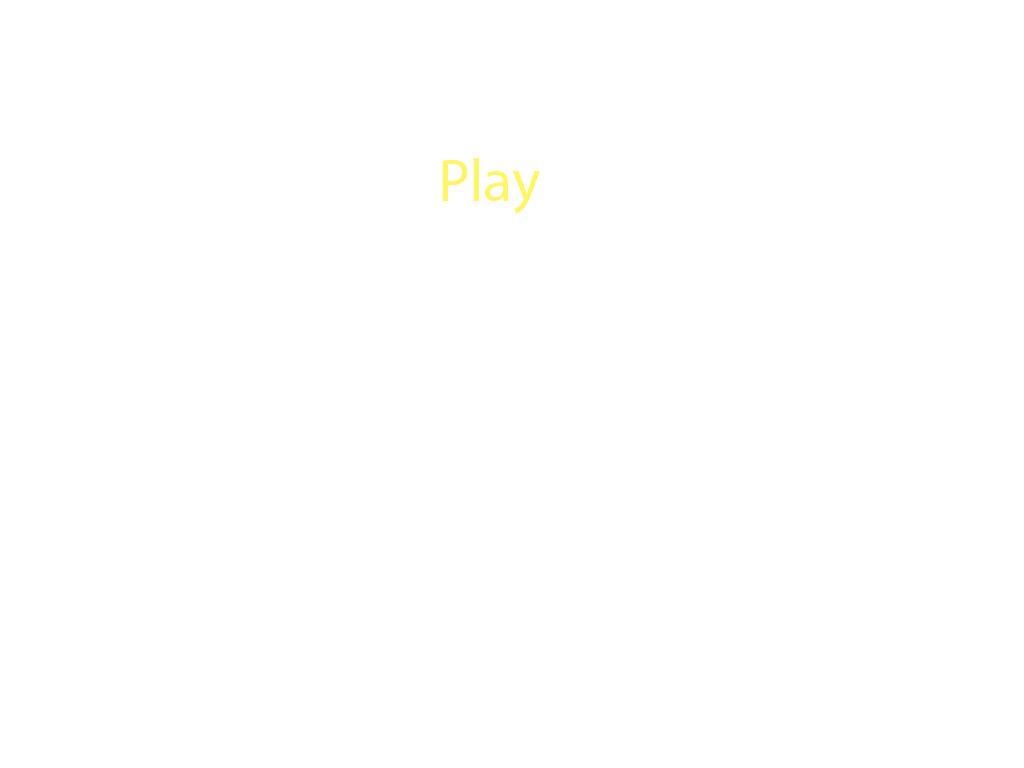
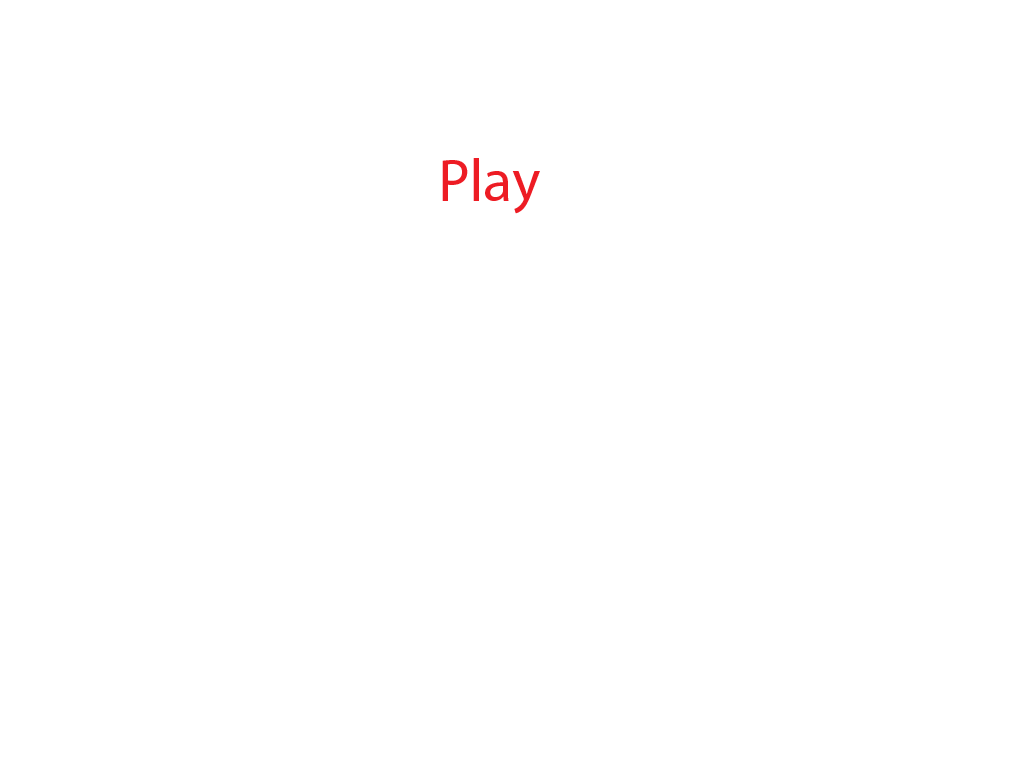
Before/after of a 1024px x 768px layered artwork. What changed in the layer stack:
painted on "Play" over box(442, 158, 540, 214)
